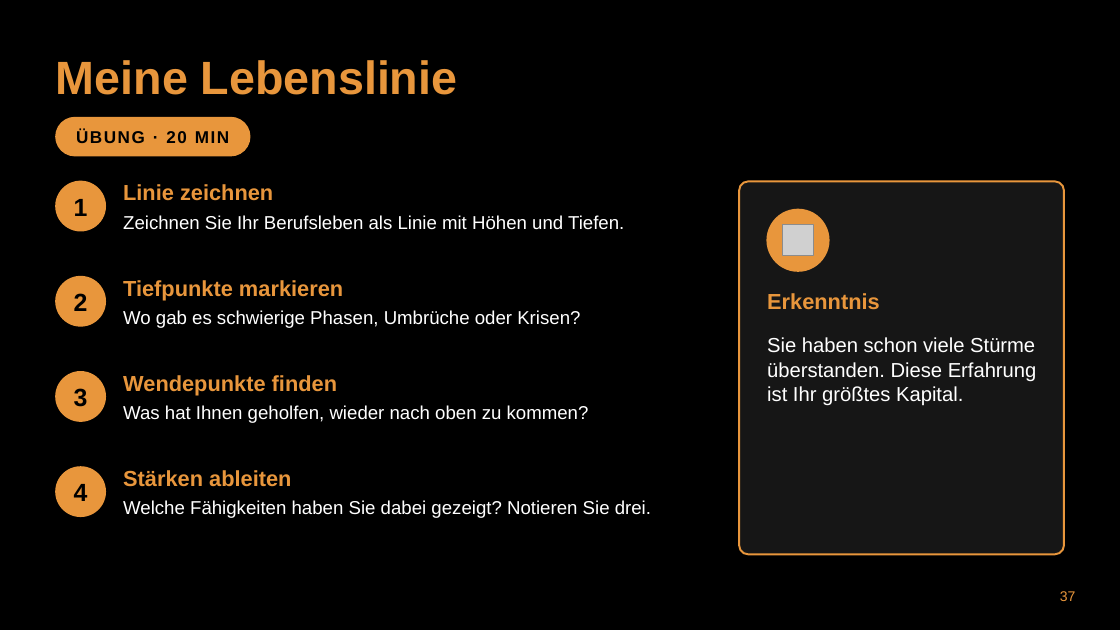
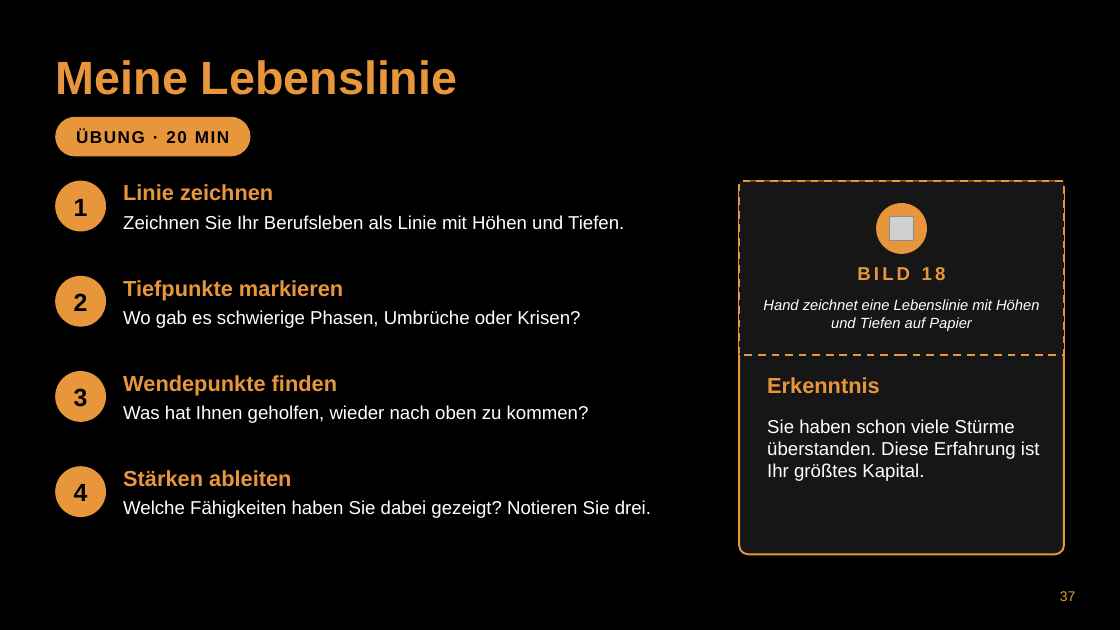
Before and after one commit to munderlohsven-dev/BVKT, a slide deck: slide 37 of praesentationen/zweitagesseminar_mentale_staerke_achtsamkeit/Zweitagesseminar_Mentale_Staerke_Achtsamkeit.pptx. Drawn at 1120x630 pixels with LibreOffice and Linux fonts; fonts in the diff are those of the drawing; grey boxes stand for pictures; background and template pictures are left out. Boxes give left, top, right and bottom in pixels: in the first picture for what was removed or moved away, otherwise in the second. Text is boxed around its words. In the diff, an @@ line names an element or a change of style, - is before the commit and + after.

```diff
--- a/praesentationen/zweitagesseminar_mentale_staerke_achtsamkeit/Zweitagesseminar_Mentale_Staerke_Achtsamkeit.pptx
+++ b/praesentationen/zweitagesseminar_mentale_staerke_achtsamkeit/Zweitagesseminar_Mentale_Staerke_Achtsamkeit.pptx
@@ rectangle added at bbox=[739, 181, 1064, 355], fill #161616, outline #E8963C 1.25 pt dashed @@
@@ ellipse: place and size @@
-ellipse at bbox=[767, 209, 829, 271]
+ellipse at bbox=[877, 204, 926, 253]
@@ picture removed at bbox=[783, 225, 814, 256] @@
@@ picture added at bbox=[889, 216, 914, 241] @@
@@ text added at bbox=[857, 267, 946, 280], 12 pt, text #E8963C, bold @@
+BILD 18
@@ text added at bbox=[763, 299, 1039, 331], 9.5 pt, text #FFFFFF, italic @@
+Hand zeichnet eine Lebenslinie mit Höhen und Tiefen auf Papier
@@ text "Erkenntnis": place and size @@
-text "Erkenntnis" at bbox=[767, 293, 880, 310]
+text "Erkenntnis" at bbox=[767, 377, 880, 394]
@@ text "Sie haben schon viele Stürme ...": place and size @@
-text "Sie haben schon viele Stürme ..." at bbox=[767, 337, 1037, 406]
+text "Sie haben schon viele Stürme ..." at bbox=[767, 419, 1040, 481]
@@ text "Sie haben schon viele Stürme ..." at bbox=[767, 419, 1040, 481]: size 13 to 12 pt @@
```
Also in this commit, not shown: 28 other slides changed, 7 other files.
